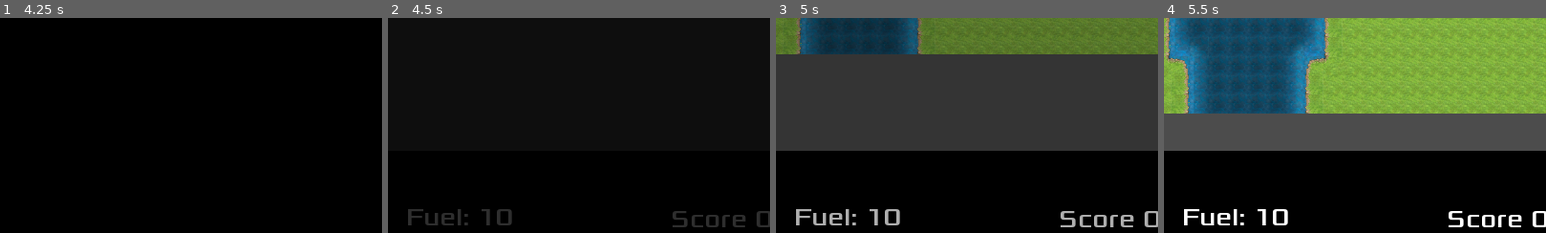
Above: before the commit, frames 1-4 (left to right).
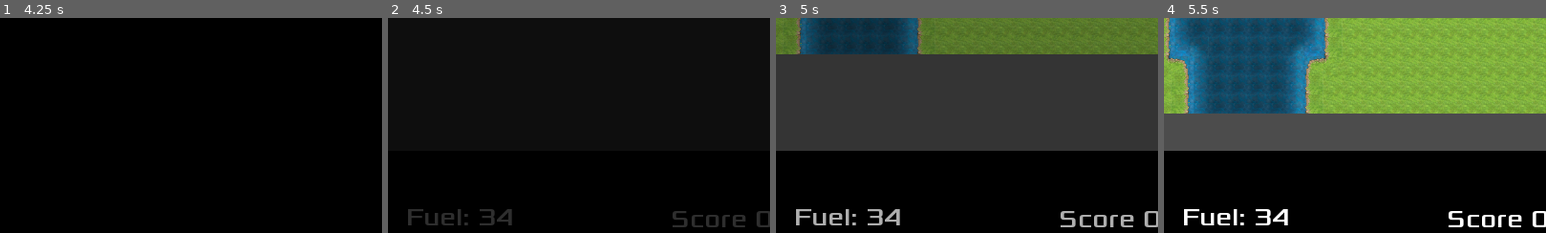
Above: after the commit, the same moments.

Repository: PawelKrywulko/TGW_G-8_Z1
Game: Godot game, scene res://scenes/GameManager.tscn
The game is run twice, just before and just after one commit, with the same random seed, the same clock (stepped at 60 frames per second) and the same inputs.
Inputs:
- Up to frame 1 (4.25 s): tap Enter at 0.5 s; hold Right (ui_right) 0.53-1.28 s; hold Space (interact) 0.53-1.28 s; hold Down (ui_down) 1.28-2.03 s; tap Space (interact) at 1.35, 2.85 s; hold Right (ui_right) 2.03-2.78 s; hold Space (interact) 2.03-2.78 s; hold Up (ui_up) 2.78-3.53 s; hold Left (ui_left) from 3.53 s (still down); hold Space (interact) from 3.53 s (still down)
- Up to frame 2 (4.5 s): keep holding Left (ui_left); release Space (interact) at 4.28 s; tap Space (interact) at 4.35 s
- Up to frame 3 (5 s): keep holding Left (ui_left)
- Up to frame 4 (5.5 s): release Left (ui_left) at 5.03 s; hold Down (ui_down) from 5.03 s (still down); hold Space (interact) from 5.03 s (still down)
The pictures show only the part of the screen within x 39-89%, y 44-94%; the shares and areas given below are measured in that part.

Frame 1 is identical in both runs. In frame 2, 0.3% of the frame differs, in the area x 24-33%, y 88-97%; in frame 3, 0.4%; in frame 4, 0.4%.

Commit message:
player's fuel fix
player's fuel returned to 34

Diff:
--- a/River Raid/scenes/GameManager.tscn
+++ b/River Raid/scenes/GameManager.tscn
@@ -224,7 +224,6 @@
 editor/display_folded = true
 scale = Vector2( 0.75, 0.75 )
 base_speed = 250.0
-fuel_capacity = 10.0
 
 [node name="FuelTimer" parent="Player" index="2"]
 autostart = false
